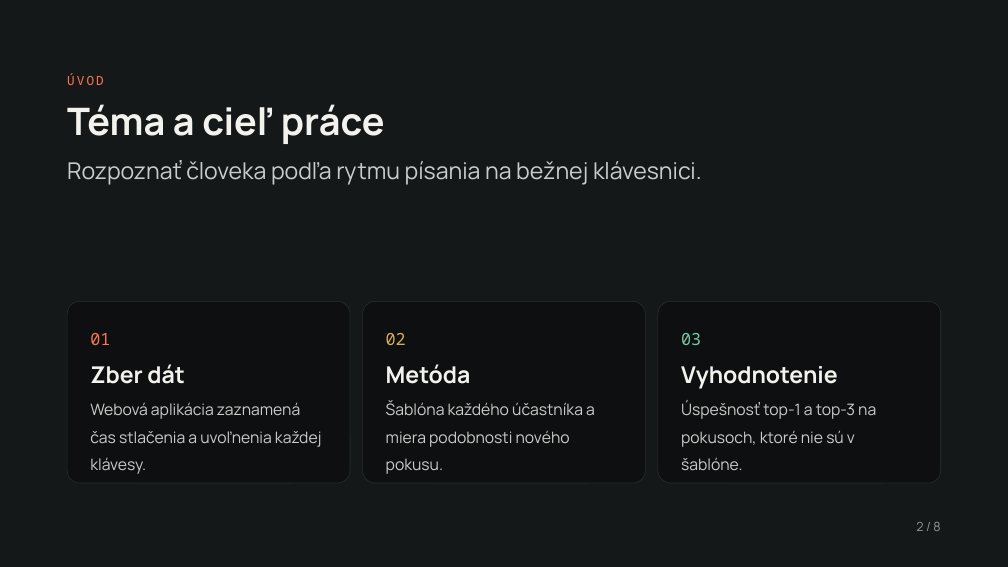
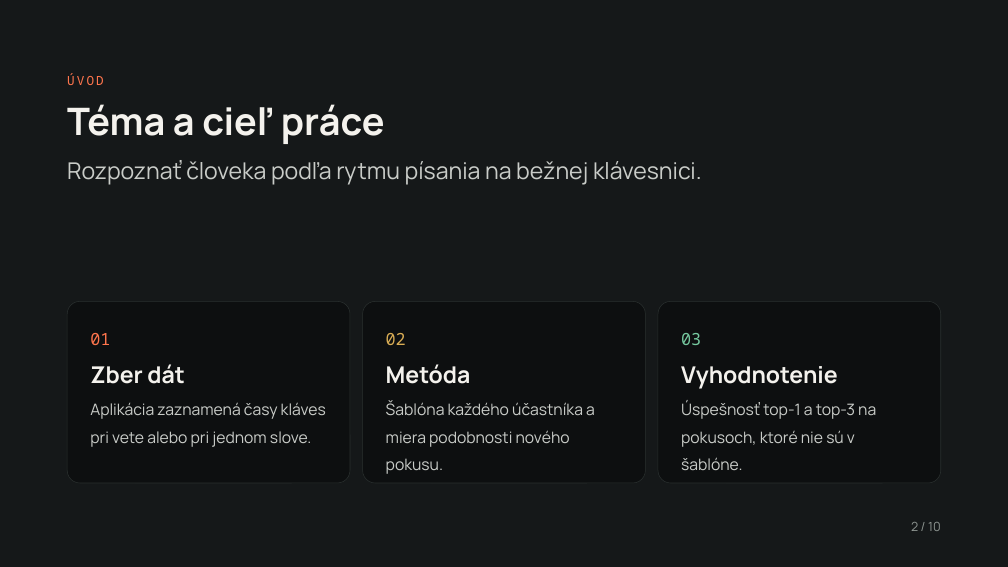
Before and after one commit to tetianamohorian23/bsb-keystroke, a slide deck: slide 2 of Rytmus písania obhajoba (aktualizovaná).pptx. Drawn at 1008x567 pixels with LibreOffice and Linux fonts; fonts in the diff are those of the drawing. Boxes give left, top, right and bottom in pixels: in the first picture for what was removed or moved away, otherwise in the second. Text is boxed around its words. In the diff, an @@ line names an element or a change of style, - is before the commit and + after.

```diff
--- a/Rytmus písania obhajoba (aktualizovaná).pptx
+++ b/Rytmus písania obhajoba (aktualizovaná).pptx
@@ text at [90, 402, 326, 447]: text changed @@
-Webová aplikácia zaznamená čas stlačenia a uvoľnenia každej klávesy.
+Aplikácia zaznamená časy kláves pri vete alebo pri jednom slove.
@@ text at [911, 522, 941, 531]: text changed @@
-2 / 8
+2 / 10
```
Also in this commit, not shown: 6 other slides changed, 1 slide added, 31 other files.
